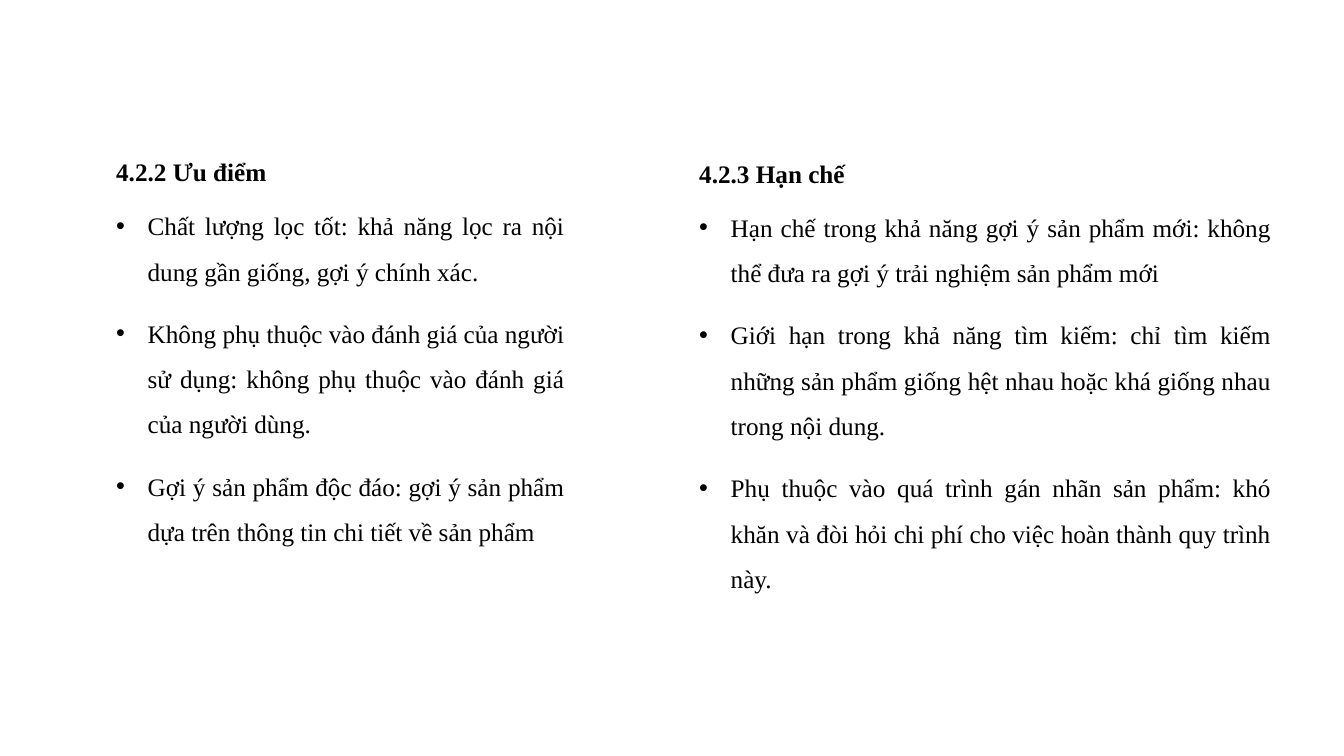
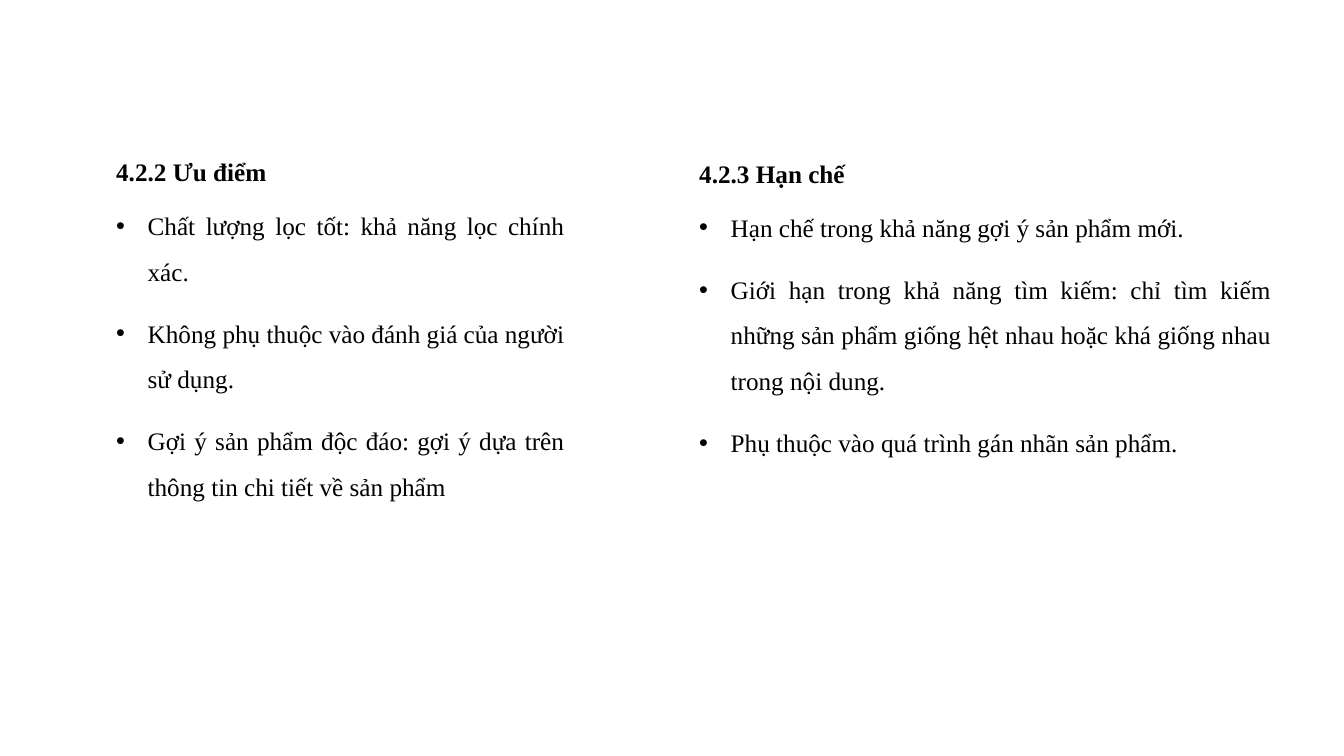
Before and after one commit to hadiemquynh6151071021/ThucTapChuyenMon_ITK61_HaDiemQuynh, a slide deck: slide 9 of ThuyetTrinh_HaDiemQuynh_6151071021.pptx. Drawn at 1344x756 pixels with LibreOffice and Linux fonts; fonts in the diff are those of the drawing; background and template pictures are left out. Boxes give left, top, right and bottom in pixels: in the first picture for what was removed or moved away, otherwise in the second. Text is boxed around its words. In the diff, an @@ line names an element or a change of style, - is before the commit and + after.

```diff
--- a/ThuyetTrinh_HaDiemQuynh_6151071021.pptx
+++ b/ThuyetTrinh_HaDiemQuynh_6151071021.pptx
@@ text at <box>148,216,564,502</box>: text changed @@
-• Chất lượng lọc tốt: khả năng lọc ra nội dung gần giống, gợi ý chính xác.
-• Không phụ thuộc vào đánh giá của người sử dụng: không phụ thuộc vào đánh giá của người dùng.
-• Gợi ý sản phẩm độc đáo: gợi ý sản phẩm dựa trên thông tin chi tiết về sản phẩm
+• Chất lượng lọc tốt: khả năng lọc chính xác.
+• Không phụ thuộc vào đánh giá của người sử dụng.
+• Gợi ý sản phẩm độc đáo: gợi ý dựa trên thông tin chi tiết về sản phẩm
@@ text at <box>731,218,1184,243</box>: text changed @@
-• Hạn chế trong khả năng gợi ý sản phẩm mới: không thể đưa ra gợi ý trải nghiệm sản phẩm mới
+• Hạn chế trong khả năng gợi ý sản phẩm mới.
@@ text at <box>731,433,1177,458</box>: text changed @@
-• Phụ thuộc vào quá trình gán nhãn sản phẩm: khó khăn và đòi hỏi chi phí cho việc hoàn thành quy trình này.
+• Phụ thuộc vào quá trình gán nhãn sản phẩm.
```
Also in this commit, not shown: 1 other slide changed, 18 other files.
